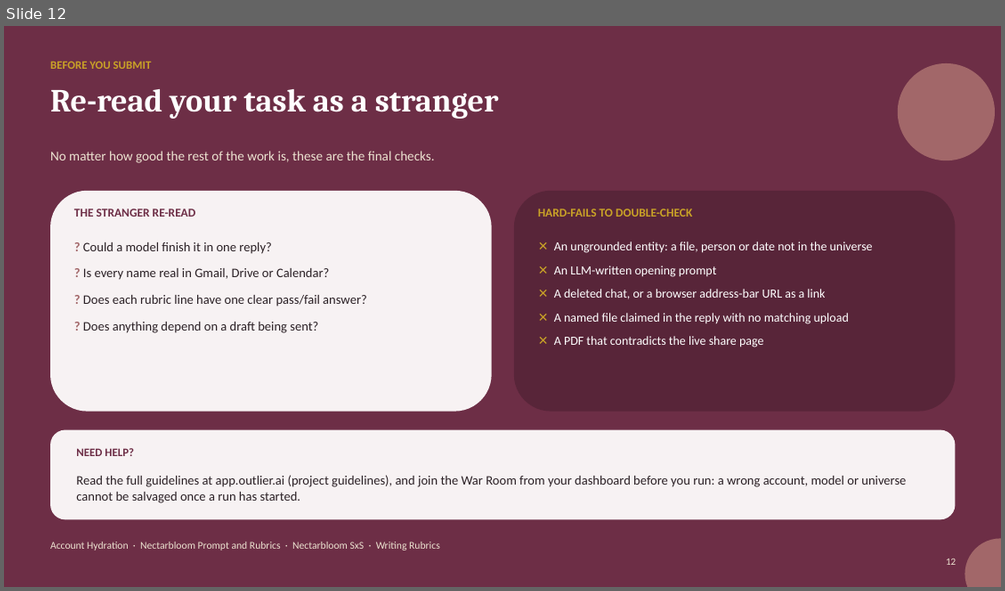
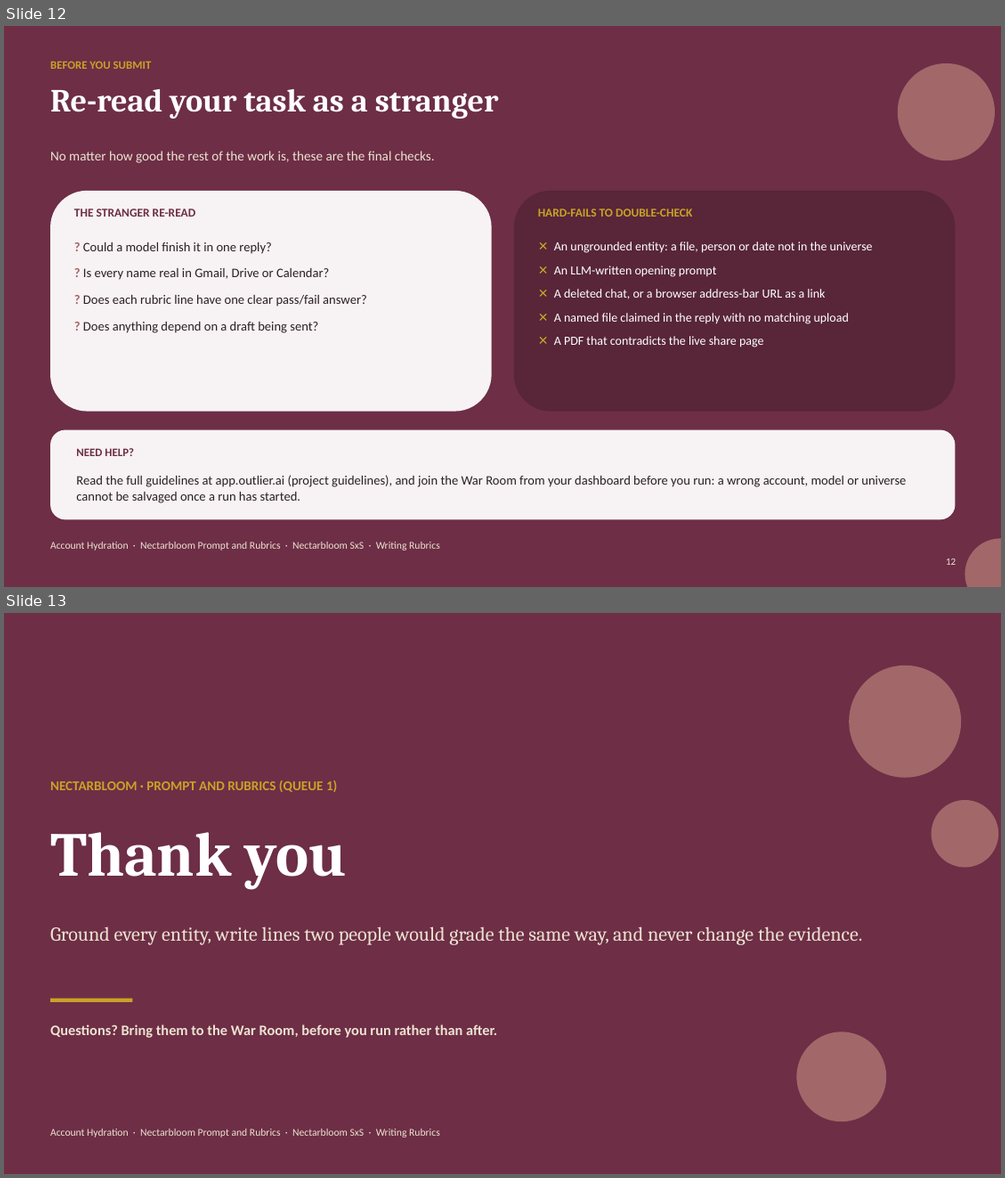
Before and after one commit to jp-999/nectarbloom-hub, a slide deck: assets/Nectarbloom Common Errors.pptx. Shown one above the other, each under a label of ours: slide 12 before the commit, slides 12 and 13 after it. The pictures are 1005x591 and 1005x1178 pixels, drawn with LibreOffice and Linux fonts; fonts in the diff are those of the drawing. Boxes give left, top, right and bottom in pixels: in the first picture for what was removed or moved away, otherwise in the second. Text is boxed around its words. In the diff, an @@ line names an element or a change of style, - is before the commit and + after.

```diff
--- a/assets/Nectarbloom Common Errors.pptx
+++ b/assets/Nectarbloom Common Errors.pptx
@@ slide 13 added at (x1=4, y1=613, x2=1001, y2=1174), background #FFFFFF @@
@@ rectangle added at (x1=4, y1=613, x2=1001, y2=1174), fill #6D2E46 @@
@@ ellipse added at (x1=849, y1=666, x2=961, y2=778), fill #A26769 @@
@@ text added at (x1=50, y1=780, x2=337, y2=792), 13 pt, text #C9A227, bold @@
+NECTARBLOOM · PROMPT AND RUBRICS (QUEUE 1)
@@ ellipse added at (x1=931, y1=800, x2=998, y2=868), fill #A26769 @@
@@ text added at (x1=50, y1=832, x2=347, y2=889), 60 pt, text #FFFFFF, bold @@
+Thank you
@@ text added at (x1=50, y1=926, x2=862, y2=945), 19 pt, text #ECE2D0 @@
+Ground every entity, write lines two people would grade the same way, and never change the evidence.
@@ rectangle added at (x1=50, y1=998, x2=133, y2=1002), fill #C9A227 @@
@@ text added at (x1=50, y1=1024, x2=497, y2=1038), 14 pt, text #ECE2D0, bold @@
+Questions? Bring them to the War Room, before you run rather than after.
@@ ellipse added at (x1=797, y1=1032, x2=886, y2=1121), fill #A26769 @@
@@ text added at (x1=50, y1=1128, x2=440, y2=1137), 10 pt, text #ECE2D0 @@
+Account Hydration · Nectarbloom Prompt and Rubrics · Nectarbloom SxS · Writing Rubrics
```
Also in this commit, not shown: 4 slides changed, 7 other files.
